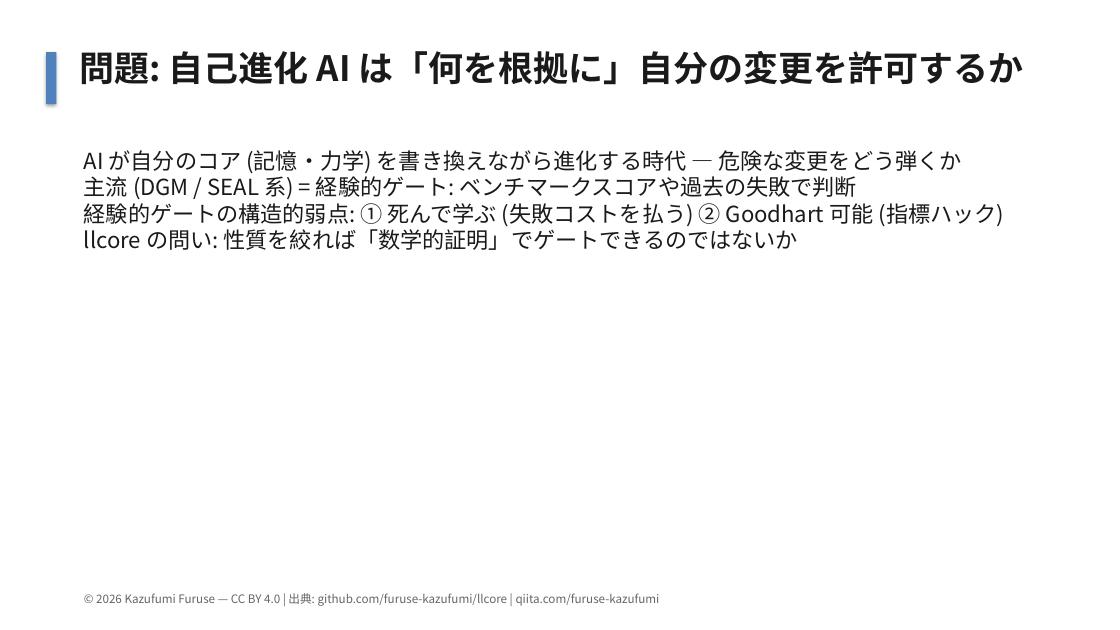
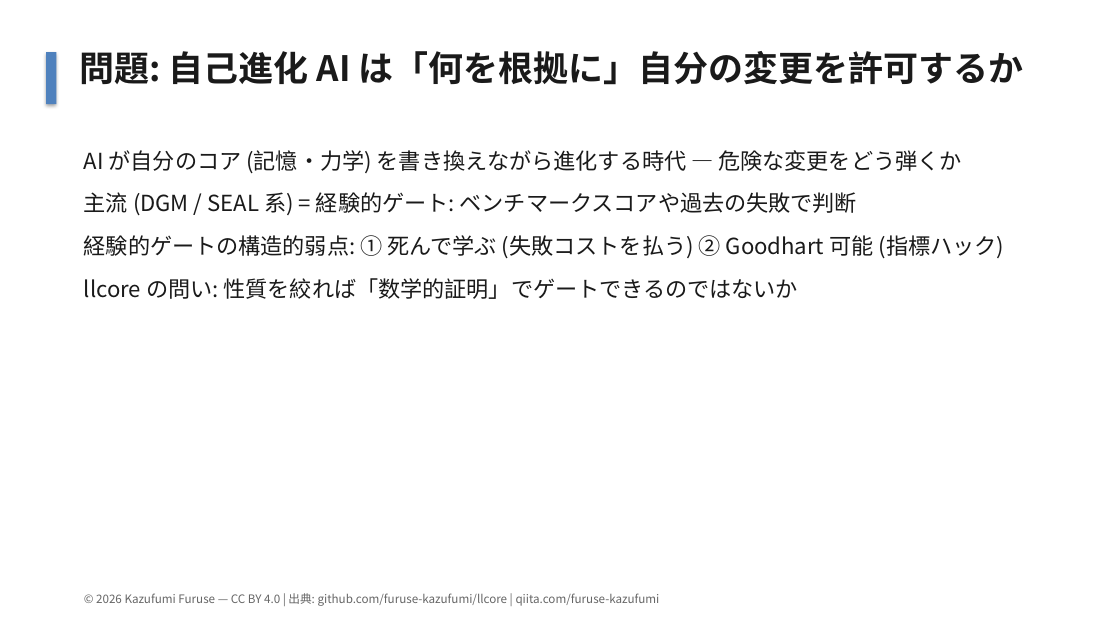
Before and after one commit to furuse-kazufumi/llcore, a slide deck: slide 2 of slides/llcore_findings_2026_ja.pptx. Drawn at 1120x630 pixels with LibreOffice and Linux fonts; fonts in the diff are those of the drawing. Boxes give left, top, right and bottom in pixels: in the first picture for what was removed or moved away, otherwise in the second. Text is boxed around its words. In the diff, an @@ line names an element or a change of style, - is before the commit and + after.

```diff
--- a/slides/llcore_findings_2026_ja.pptx
+++ b/slides/llcore_findings_2026_ja.pptx
@@ text "AI が自分のコア (記憶・力学) を書き換えながら進化する時代 — ..." at (84,150,1005,299): more space between paragraphs @@
```
Also in this commit, not shown: 8 other slides changed, 4 other files.
